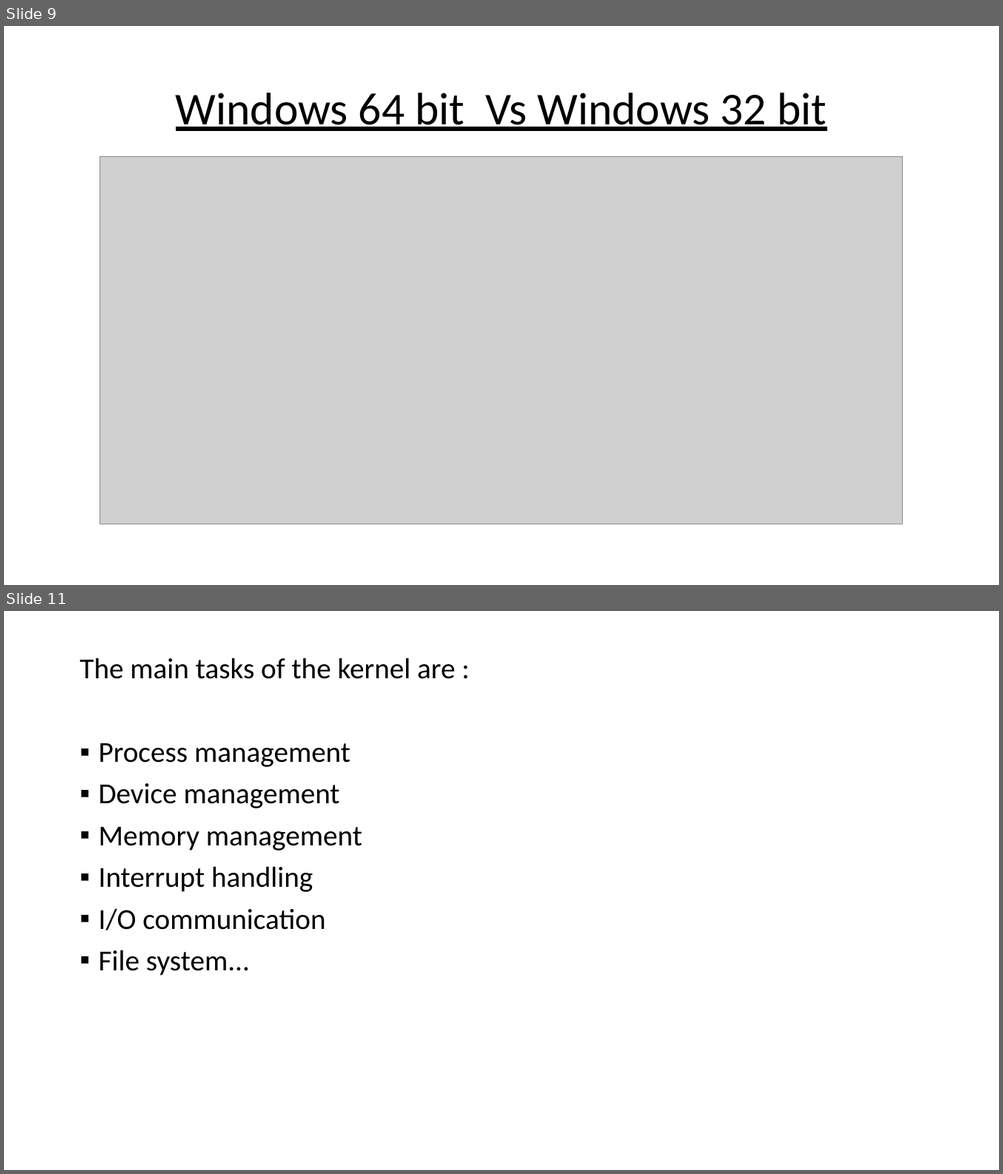
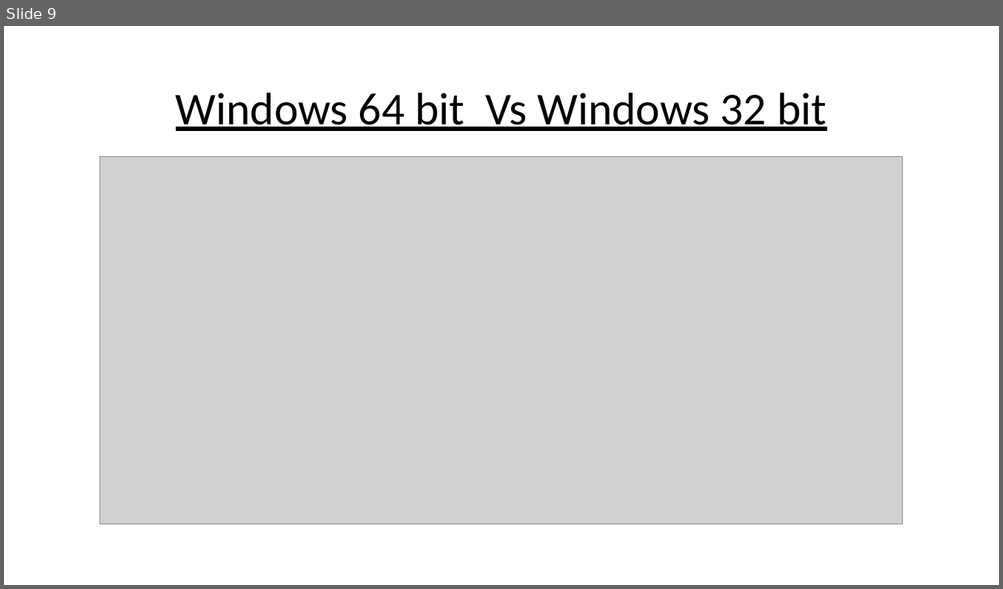
Before and after one commit to MENAGAMM/BPM, a slide deck: INTRODUCTION TO OPERATING SYSTEM.pptx. Shown one above the other, each under a label of ours: slides 9 and 11 before the commit, slide 9 after it; the slides between them are not shown. The pictures are 1003x1174 and 1003x589 pixels, drawn with LibreOffice and Linux fonts; fonts in the diff are those of the drawing; grey boxes stand for pictures. Boxes give left, top, right and bottom in pixels: in the first picture for what was removed or moved away, otherwise in the second. Text is boxed around its words. In the diff, an @@ line names an element or a change of style, - is before the commit and + after.

```diff
--- a/INTRODUCTION TO OPERATING SYSTEM.pptx
+++ b/INTRODUCTION TO OPERATING SYSTEM.pptx
@@ slide 11 removed at box(4, 611, 999, 1170), background #FFFFFF @@
@@ text removed at box(79, 658, 455, 976) @@
-The main tasks of the kernel are :
-▪ Process management
-▪ Device management
-▪ Memory management
-▪ Interrupt handling
-▪ I/O communication
-▪ File system...
```
Also in this commit, not shown: 6 slides changed, 1 slide added, 1 other file.
